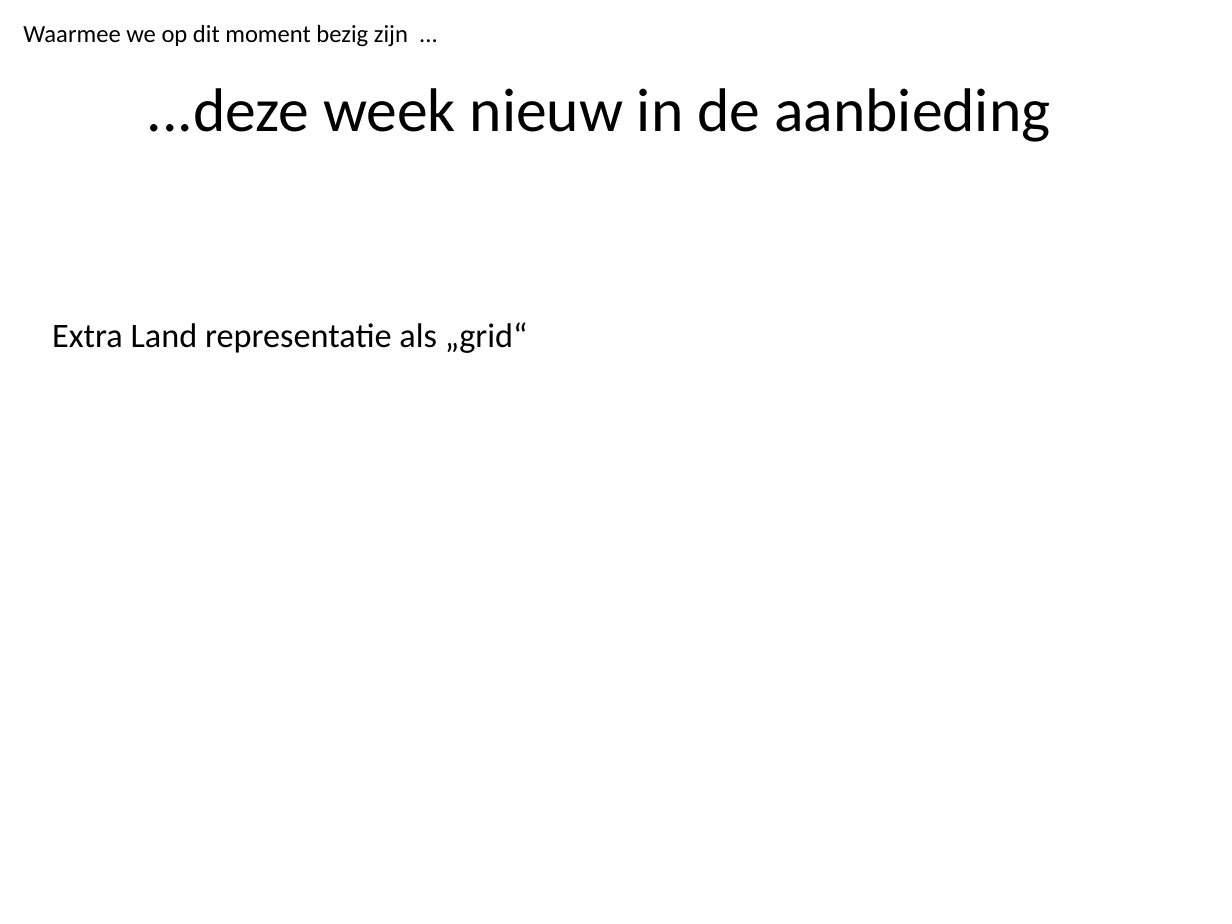
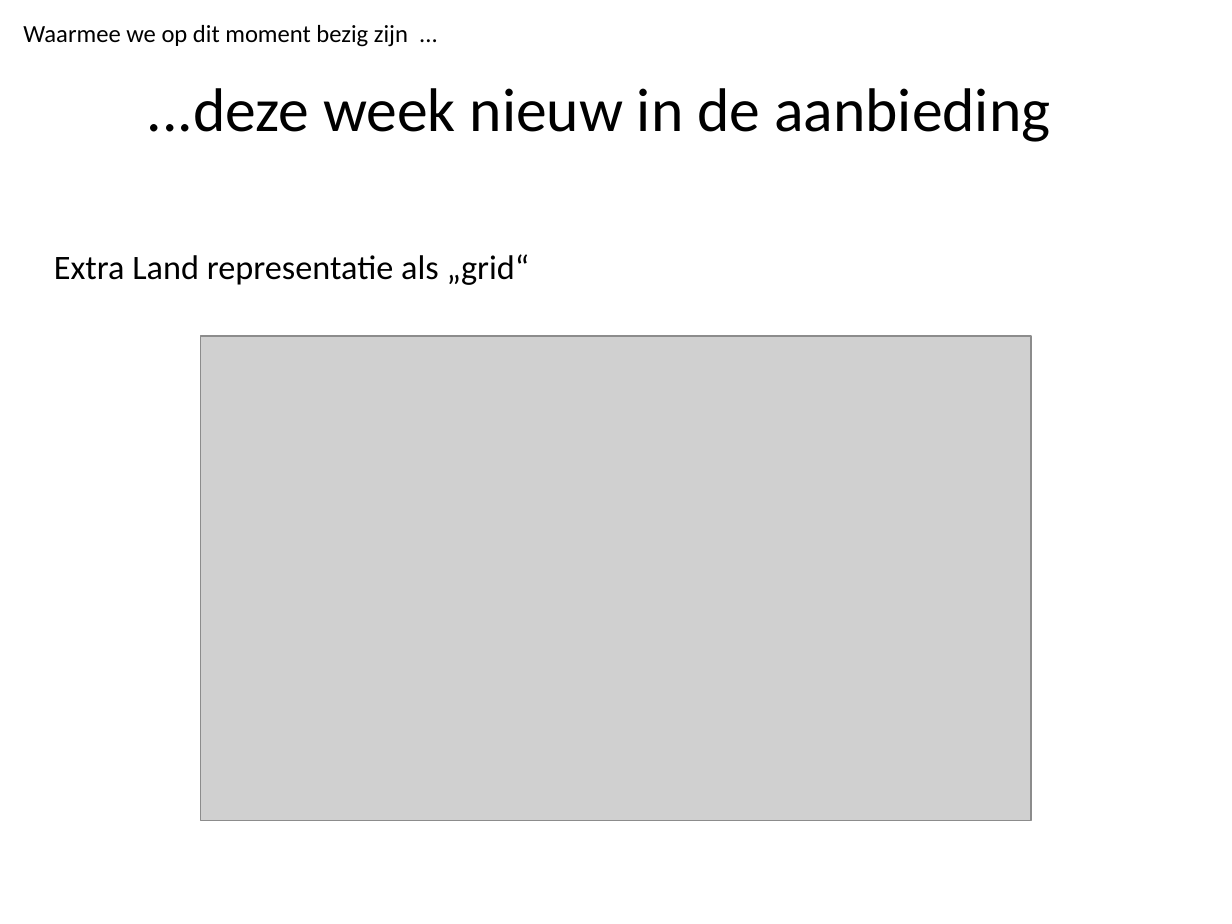
Before and after one commit to Duncannn/ProgrammeerTheorie, a slide deck: slide 20 of docs/Amstelhaege.pptx. Drawn at 1232x924 pixels with LibreOffice and Linux fonts; fonts in the diff are those of the drawing; grey boxes stand for pictures; background and template pictures are left out. Boxes give left, top, right and bottom in pixels: in the first picture for what was removed or moved away, otherwise in the second. Text is boxed around its words. In the diff, an @@ line names an element or a change of style, - is before the commit and + after.

```diff
--- a/docs/Amstelhaege.pptx
+++ b/docs/Amstelhaege.pptx
@@ text "Extra Land representatie als „grid“": place and size @@
-text "Extra Land representatie als „grid“" at [52, 322, 528, 353]
+text "Extra Land representatie als „grid“" at [54, 254, 530, 285]
@@ picture added at [201, 336, 1031, 821] @@
```
Also in this commit, not shown: 2 other slides changed.
